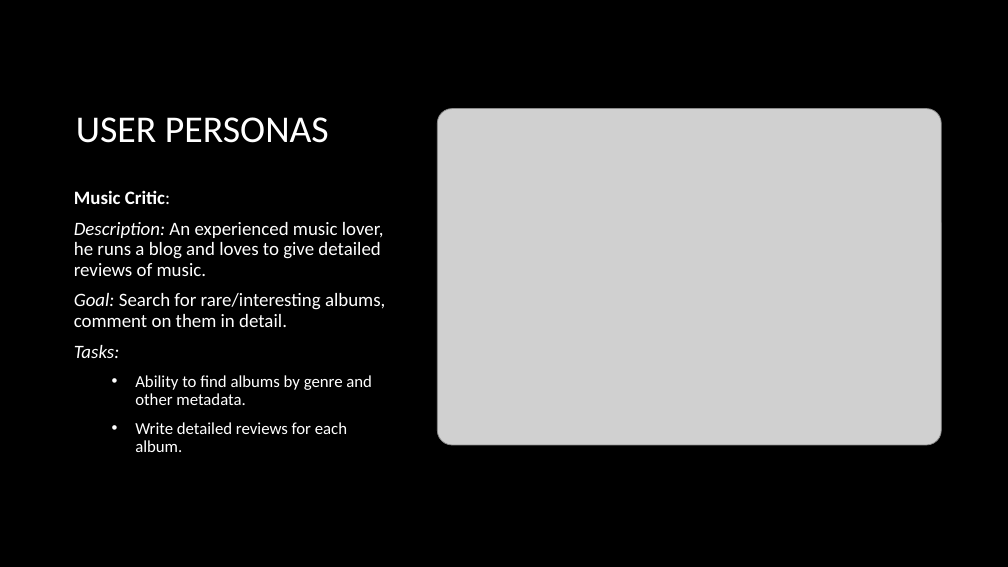
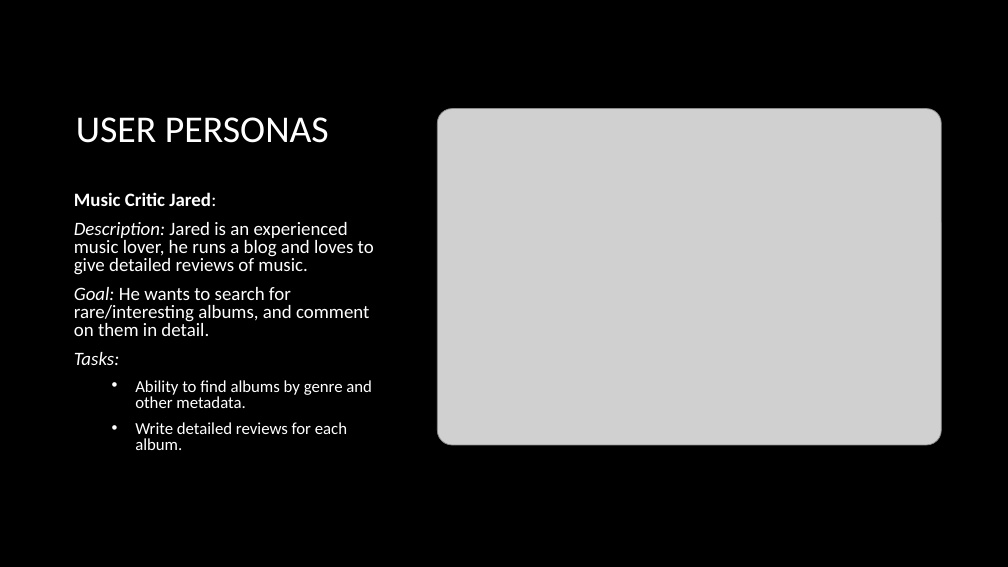
Before and after one commit to MalachyMcGinnity/WAD2GroupProject, a slide deck: slide 5 of WAD2 Group Project Design Spec.pptx. Drawn at 1008x567 pixels with LibreOffice and Linux fonts; fonts in the diff are those of the drawing; grey boxes stand for pictures; background and template pictures are left out. Boxes give left, top, right and bottom in pixels: in the first picture for what was removed or moved away, otherwise in the second. Text is boxed around its words. In the diff, an @@ line names an element or a change of style, - is before the commit and + after.

Commit message:
Added pages to Site Map, URL Design. Minor changes to User Personas

```diff
--- a/WAD2 Group Project Design Spec.pptx
+++ b/WAD2 Group Project Design Spec.pptx
@@ text at (x1=74, y1=192, x2=374, y2=336): text changed @@
-Music Critic:
-Description: An experienced music lover, he runs a blog and loves to give detailed reviews of music.
-Goal: Search for rare/interesting albums, comment on them in detail.
+Music Critic Jared:
+Description: Jared is an experienced music lover, he runs a blog and loves to give detailed reviews of music.
+Goal: He wants to search for rare/interesting albums, and comment on them in detail.
@@ text at (x1=74, y1=352, x2=372, y2=450): line spacing 0.9 to 0.8 @@
```
Also in this commit, not shown: 5 other slides changed.
